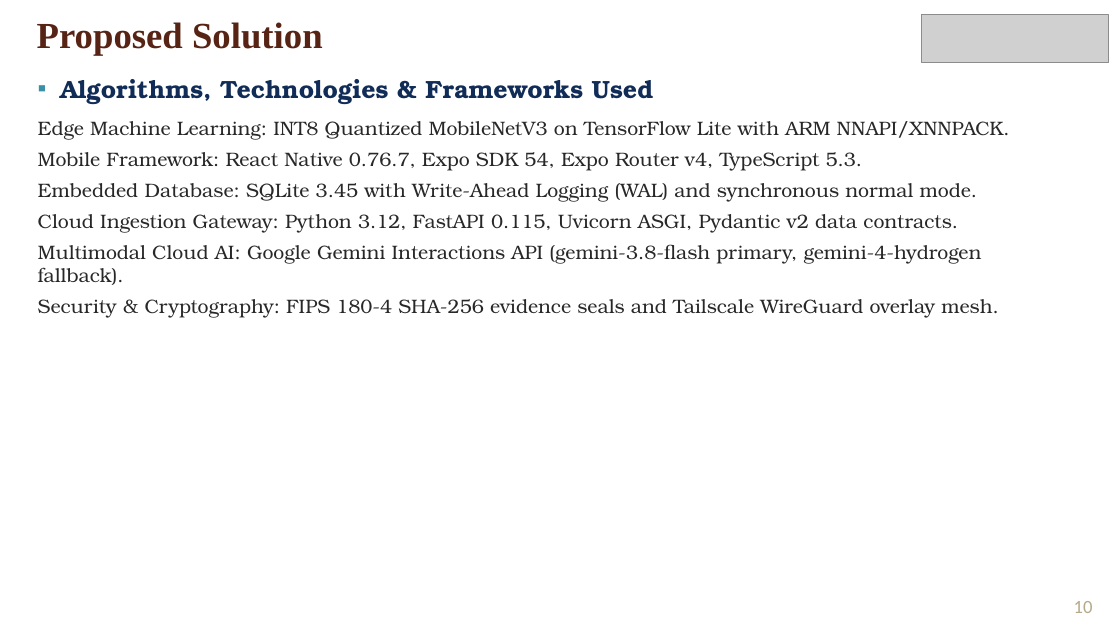
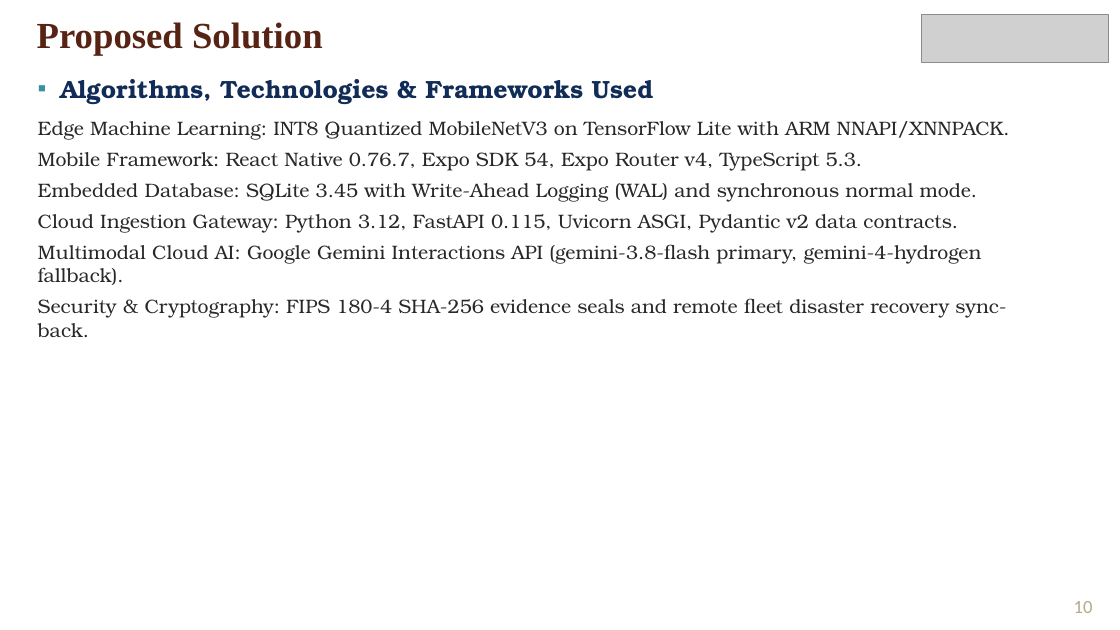
Before and after one commit to frankmathewsajan/psychic-spark, a slide deck: slide 10 of docs/presentation/Capstone_Final_Review_Presentation.pptx. Drawn at 1120x630 pixels with LibreOffice and Linux fonts; fonts in the diff are those of the drawing; grey boxes stand for pictures; background and template pictures are left out. Boxes give left, top, right and bottom in pixels: in the first picture for what was removed or moved away, otherwise in the second. Text is boxed around its words. In the diff, an @@ line names an element or a change of style, - is before the commit and + after.

Commit message:
docs: finalize project report, 16-slide presentation, and weekly diary with precision polygon cropper, async sync, and disaster recovery

```diff
--- a/docs/presentation/Capstone_Final_Review_Presentation.pptx
+++ b/docs/presentation/Capstone_Final_Review_Presentation.pptx
@@ text at box(38, 298, 1006, 337): text changed @@
-Security & Cryptography: FIPS 180-4 SHA-256 evidence seals and Tailscale WireGuard overlay mesh.
+Security & Cryptography: FIPS 180-4 SHA-256 evidence seals and remote fleet disaster recovery sync-back.
```
Also in this commit, not shown: 2 other slides changed, 3 other files.
